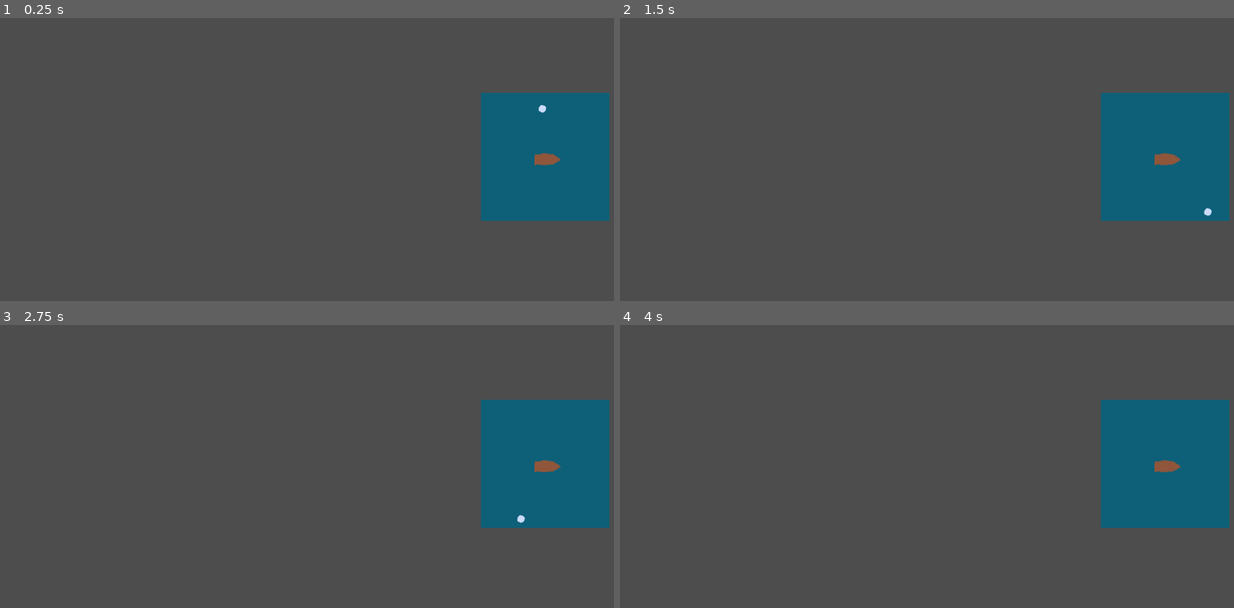
Above: before the commit, frames 1-4 (two rows, left to right).
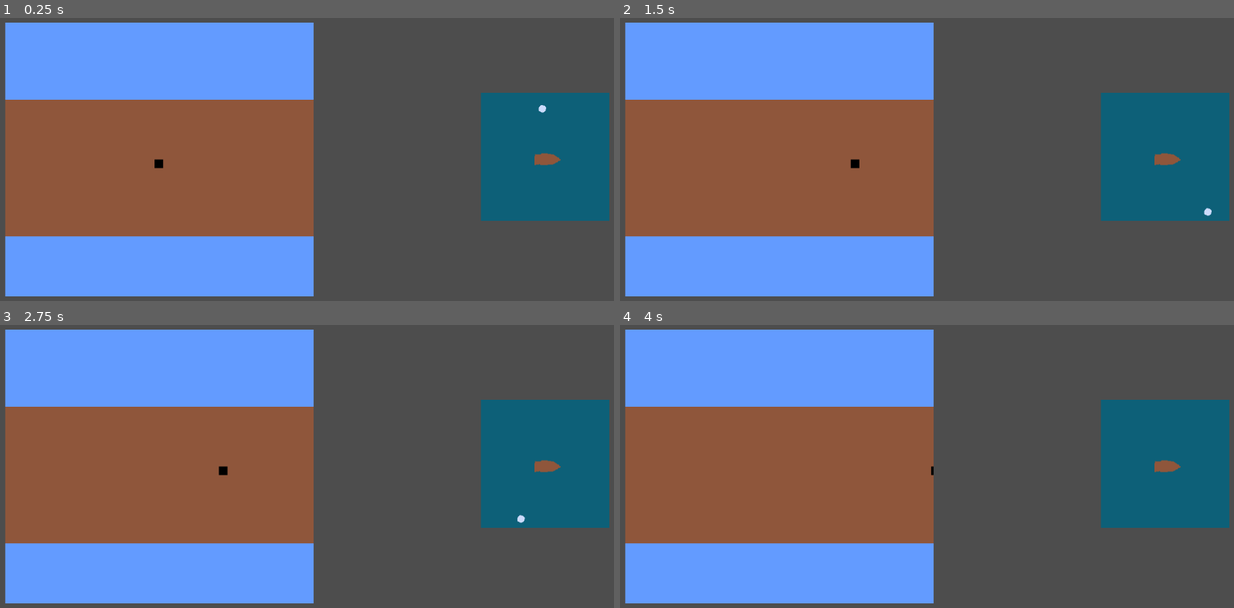
Above: after the commit, the same moments.

Repository: AndyVN2000/k-jam-2024
Game: Godot game, scene res://main.tscn
Same seed, same stepped clock (60 frames per second), same inputs: the game is played once before the commit and once after it.
Inputs:
- Up to frame 1 (0.25 s): no input
- Up to frame 2 (1.5 s): tap Enter (ui_accept) at 0.5, 0.77 s; hold D (move_right) from 0.53 s (still down)
- Up to frame 3 (2.75 s): tap Enter (ui_accept) at 1.52 s; release D (move_right) at 2.03 s; hold A (move_left) from 2.03 s (still down)
- Up to frame 4 (4 s): release A (move_left) at 2.78 s; hold D (move_right) from 2.78 s (still down); tap Enter (ui_accept) at 3.02, 3.77 s

The runs differ from the first frame. In frame 1, 49% of the frame differs, in the area x 0-52%, y 1-99%; in frame 2, 49%; in frame 3, 49%; in frame 4, 49%.

Commit message:
Player character added to the tile set

Diff:
--- a/left_viewport/ship_deck_view.tscn
+++ b/left_viewport/ship_deck_view.tscn
@@ -1,6 +1,6 @@
 [gd_scene load_steps=2 format=3 uid="uid://737aqfe5a0mp"]
 
-[ext_resource type="Texture2D" uid="uid://bjmseytsi6fre" path="res://art/ship_deck_sea_background.png" id="1_1v3km"]
+[ext_resource type="PackedScene" uid="uid://cmaa18tjovbsb" path="res://ship_deck_tile_map.tscn" id="2_opsjh"]
 
 [node name="ShipDeckView" type="SubViewportContainer"]
 anchors_preset = 4
@@ -17,13 +17,4 @@
 size = Vector2i(576, 512)
 render_target_update_mode = 4
 
-[node name="TextureRect" type="TextureRect" parent="SubViewport"]
-visible = false
-offset_right = 40.0
-offset_bottom = 40.0
-texture = ExtResource("1_1v3km")
-
-[node name="ColorRect" type="ColorRect" parent="."]
-visible = false
-custom_minimum_size = Vector2(576, 512)
-layout_mode = 2
+[node name="ShipDeckTileMap" parent="SubViewport" instance=ExtResource("2_opsjh")]
--- a/ship_deck_tile_map.tscn
+++ b/ship_deck_tile_map.tscn
@@ -1,6 +1,7 @@
-[gd_scene load_steps=6 format=4 uid="uid://cmaa18tjovbsb"]
+[gd_scene load_steps=7 format=4 uid="uid://cmaa18tjovbsb"]
 
 [ext_resource type="Texture2D" uid="uid://da5w48n82yvx0" path="res://art/alpha_tile_set.png" id="1_fwagk"]
+[ext_resource type="PackedScene" uid="uid://dtjjlq13k2hfo" path="res://player.tscn" id="2_adrrt"]
 
 [sub_resource type="TileSetAtlasSource" id="TileSetAtlasSource_j5u36"]
 texture = ExtResource("1_fwagk")
@@ -33,3 +34,6 @@
 [node name="DeckLayer" type="TileMapLayer" parent="LayerHolder"]
 tile_map_data = PackedByteArray("AAAAAAkAAAACAAAAAAAAAAoAAAACAAAAAAAAAAsAAAACAAAAAAAAAAwAAAACAAAAAAAAAA0AAAACAAAAAAAAAA …(9392 unchanged characters)…
 tile_set = SubResource("TileSet_xqimj")
+
+[node name="Player" parent="." instance=ExtResource("2_adrrt")]
+position = Vector2(287, 264)
Not shown, changed: backlog.txt
